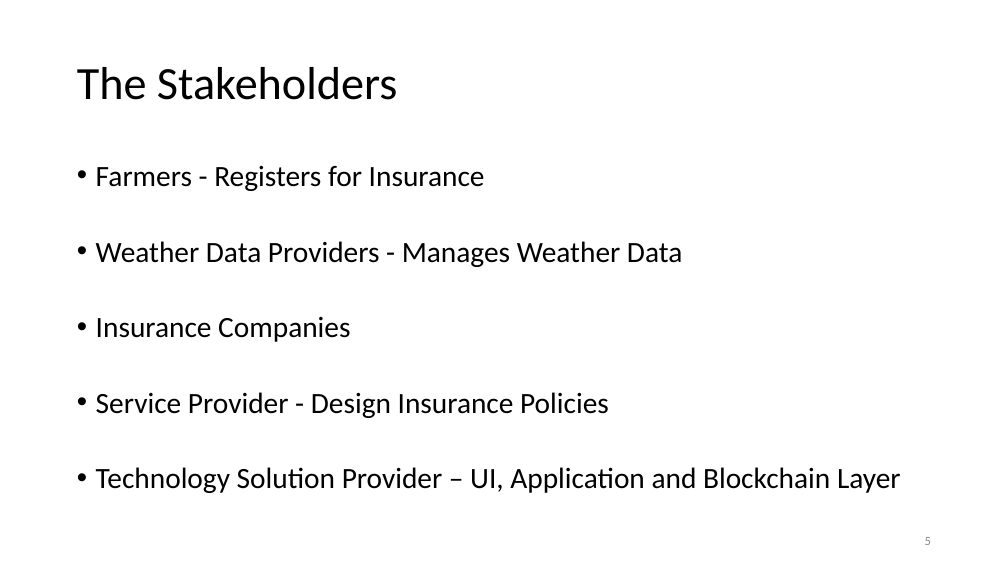
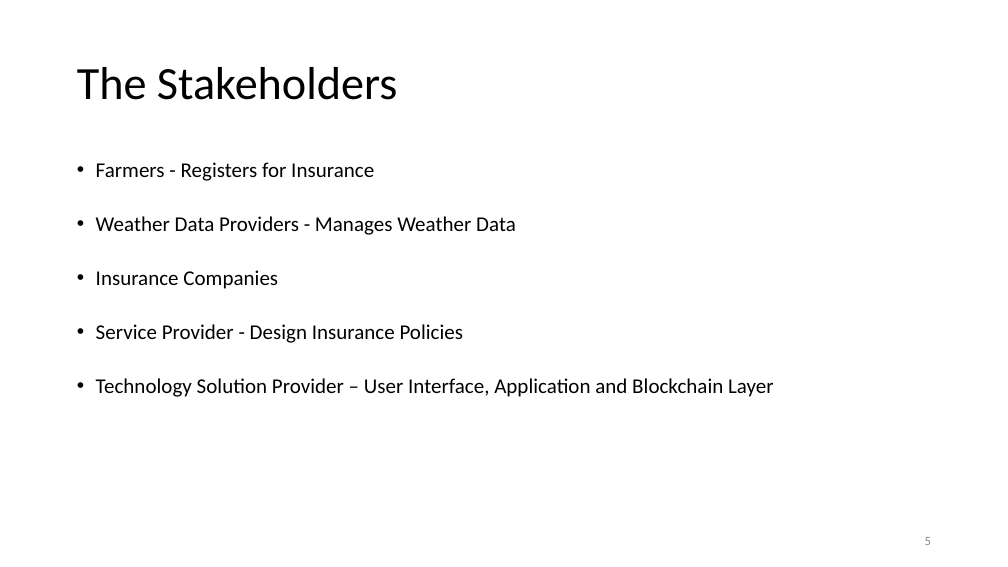
Before and after one commit to jamiefrobison/CropInsuranceSolution, a slide deck: slide 5 of Decentralized Crop Insurance Solution.pptx. Drawn at 1008x567 pixels with LibreOffice and Linux fonts; fonts in the diff are those of the drawing. Boxes give left, top, right and bottom in pixels: in the first picture for what was removed or moved away, otherwise in the second. Text is boxed around its words. In the diff, an @@ line names an element or a change of style, - is before the commit and + after.

Commit message:
Updated the PPT

```diff
--- a/Decentralized Crop Insurance Solution.pptx
+++ b/Decentralized Crop Insurance Solution.pptx
@@ text at (96, 162, 516, 343): size 28 to 20 pt in "Farmers - Registers for Insurance", "Weather Data Providers - Manages Weather Data", "Insurance Companies", "Service Provider - Design Insurance Policies" @@
@@ text at (96, 378, 774, 397): text changed; size 28 to 20 pt @@
-• Technology Solution Provider – UI, Application and Blockchain Layer
+• Technology Solution Provider – User Interface, Application and Blockchain Layer
```
Also in this commit, not shown: 8 other slides changed, 2 slides added.
